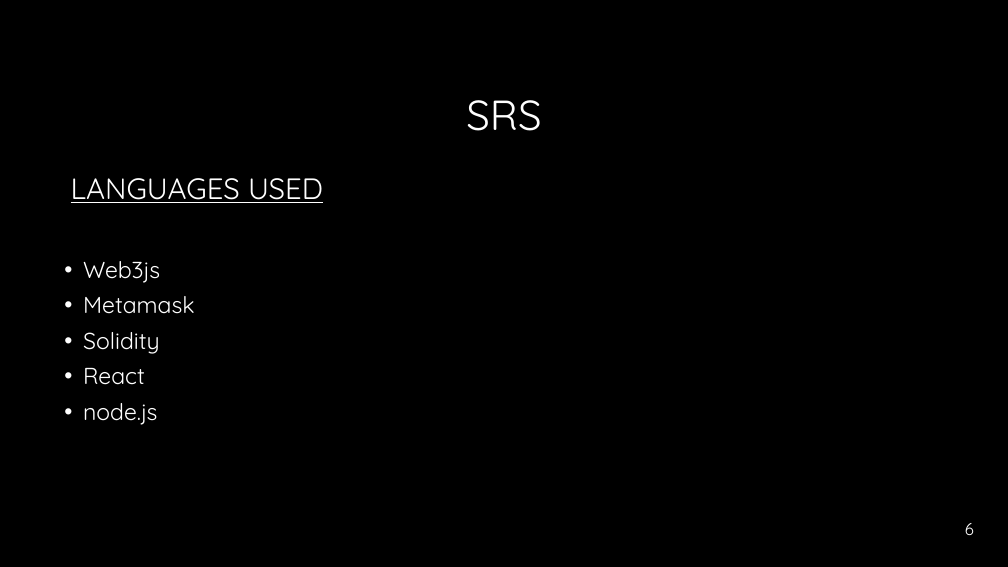
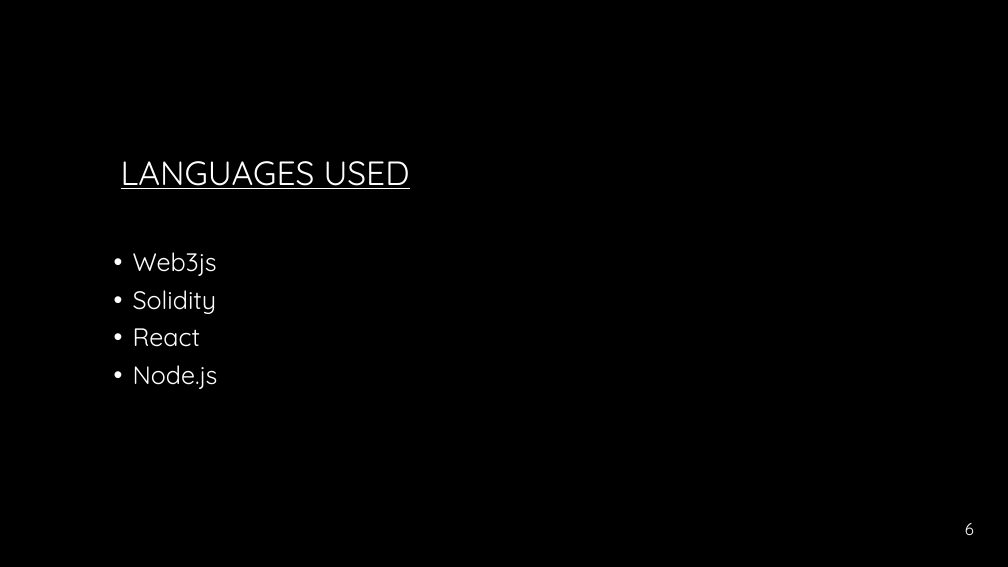
Before and after one commit to Annsunny595/ppt, a slide deck: slide 6 of Presentation PROJECT.pptx. Drawn at 1008x567 pixels with LibreOffice and Linux fonts; fonts in the diff are those of the drawing; background and template pictures are left out. Boxes give left, top, right and bottom in pixels: in the first picture for what was removed or moved away, otherwise in the second. Text is boxed around its words. In the diff, an @@ line names an element or a change of style, - is before the commit and + after.

```diff
--- a/Presentation PROJECT.pptx
+++ b/Presentation PROJECT.pptx
@@ title removed at (466, 100, 541, 131) @@
-SRS
@@ text "LANGUAGES USED": place and size @@
-text "LANGUAGES USED" at (71, 178, 323, 425)
+text "LANGUAGES USED" at (121, 161, 410, 389)
@@ text at (121, 161, 410, 347): size 28 to 32 pt in "LANGUAGES USED"; size 22 to 24 pt in "Web3js", "Solidity", "React" @@
@@ text at (83, 296, 195, 314): paragraph removed @@
-• Metamask
@@ text at (133, 365, 218, 389): text changed; size 22 to 24 pt @@
-• node.js
+• Node.js
```
Also in this commit, not shown: 7 other slides changed, 5 slides removed.
